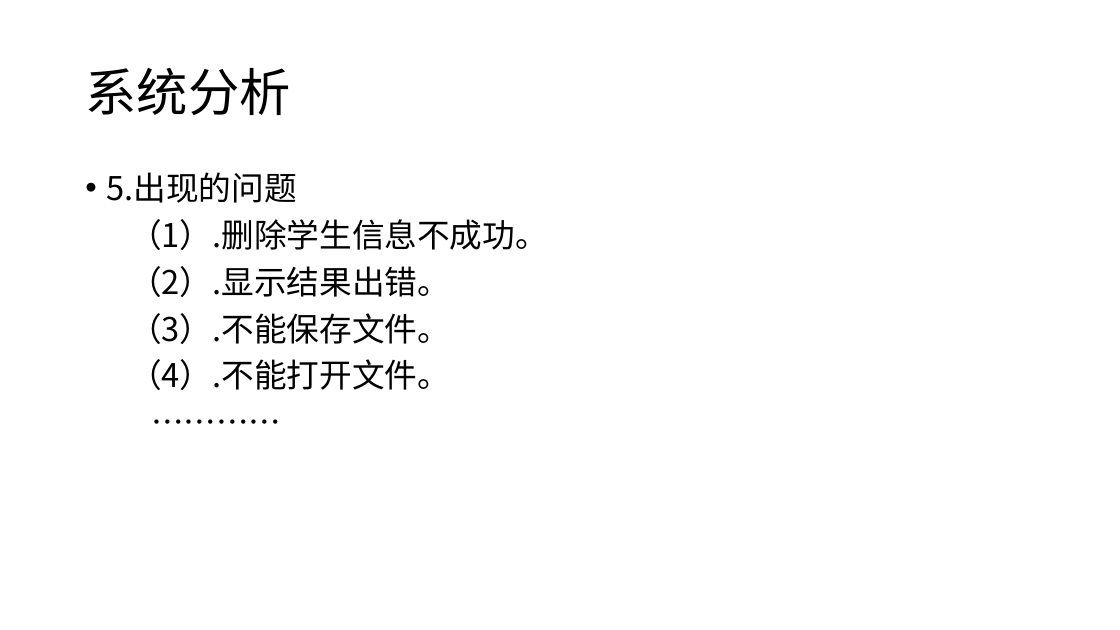
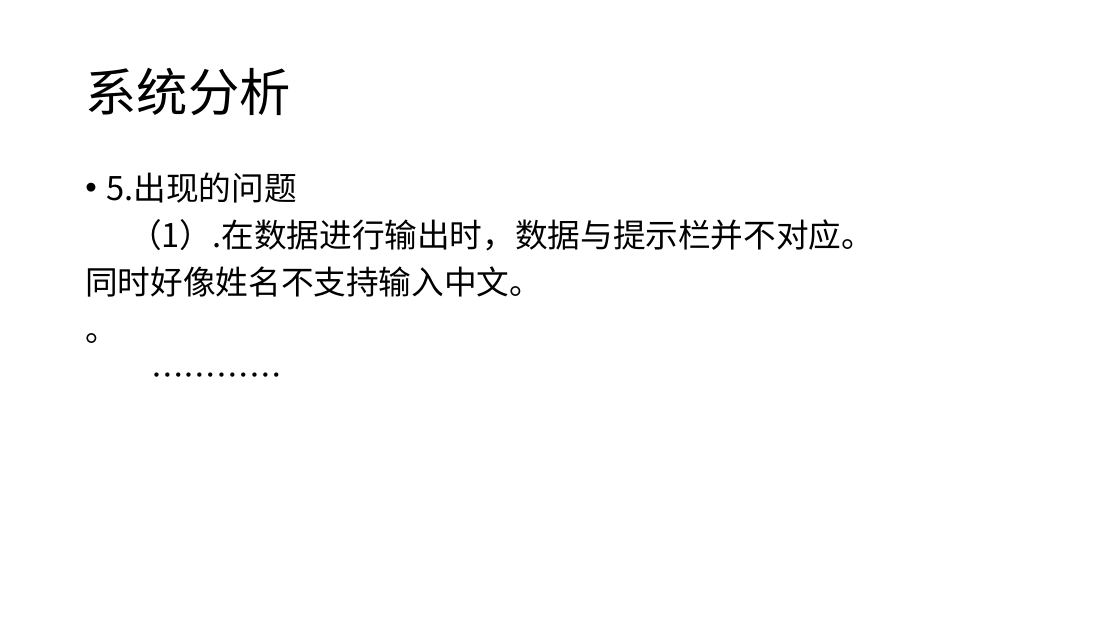
Before and after one commit to moriartyscat/--git, a slide deck: slide 19 of C语言期末作业.pptx. Drawn at 1120x630 pixels with LibreOffice and Linux fonts; fonts in the diff are those of the drawing; background and template pictures are left out. Boxes give left, top, right and bottom in pixels: in the first picture for what was removed or moved away, otherwise in the second. Text is boxed around its words. In the diff, an @@ line names an element or a change of style, - is before the commit and + after.

```diff
--- a/C语言期末作业.pptx
+++ b/C语言期末作业.pptx
@@ text at (x1=85, y1=219, x2=874, y2=343): text changed @@
-（1）.删除学生信息不成功。
-（2）.显示结果出错。
-（3）.不能保存文件。
-（4）.不能打开文件。
+（1）.在数据进行输出时，数据与提示栏并不对应。
+同时好像姓名不支持输入中文。
+。
```
